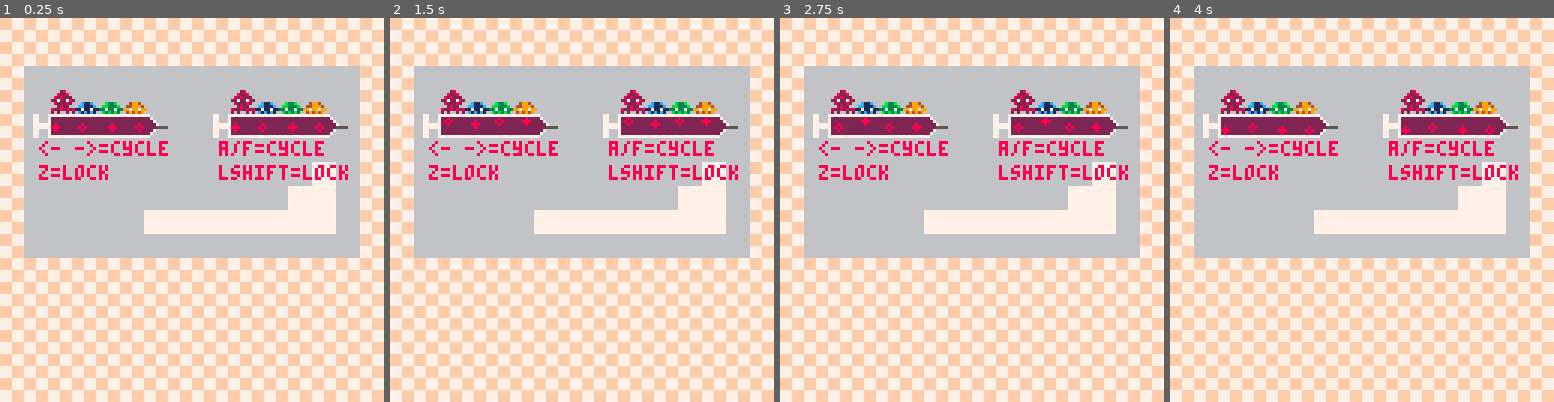
Above: before the commit, frames 1-4 (left to right).
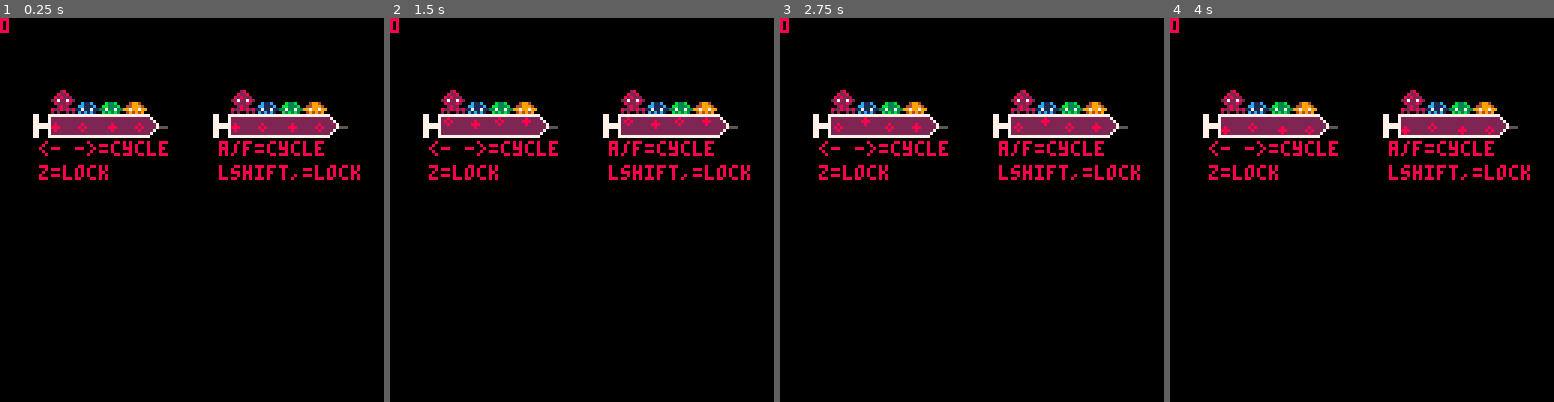
Above: after the commit, the same moments.

Repository: Von-dy/Game_Design_Final_Project
Game: PICO-8 cartridge current_build.p8
Same seed, same stepped clock (60 frames per second), same inputs: the game is played once before the commit and once after it.
Inputs:
- Up to frame 1 (0.25 s): no input
- Up to frame 2 (1.5 s): tap X (X key) at 0.33, 1.07 s; tap O (Z key) at 0.7 s
- Up to frame 3 (2.75 s): hold Right 1.6-2.1 s; tap O (Z key) at 1.7, 2.1, 2.5 s; tap X (X key) at 1.85 s; hold Up 2.15-2.42 s; hold Right from 2.47 s (still down)
- Up to frame 4 (4 s): tap O (Z key) at 2.9, 3.3, 3.7 s; tap X (X key) at 2.97 s; release Right at 3.03 s; hold Left 3.08-3.58 s; hold Down 3.63-3.97 s

The runs differ from the first frame. In frame 1, 93% of the frame differs, in the area x 0-100%, y 0-100%; in frame 2, 93%; in frame 3, 93%; in frame 4, 93%.

Commit message:
updated current_build

Diff:
--- a/current_build.p8
+++ b/current_build.p8
@@ -88,7 +88,7 @@
  if n==4 then lx=110 ly=100 end
  valve={
  id=n,
- hp=600,
+ hp=50,
  x=lx,
  y=ly,
  sprite=16,
@@ -149,7 +149,7 @@
  --if state 0 do nothing until attacked
 	if s==0 then
 	 for v in all(boss.valves) do
-	  if v.hp<600 then s=1 boss.ct=time() end
+	  if v.hp<50 then s=1 boss.ct=time() end
 	 end
 	end
 
@@ -313,7 +313,7 @@
    n=slot,
    sprite=6,
    x=20,
-   y=32,
+   y=31,
    dx=0,
    dy=0,
    w=7,
@@ -366,6 +366,7 @@
   for i=0,w do
    if (solid(x+i,y+9)) then
     state=0
+    j=0
     dy=0
    else
     state=1
@@ -439,9 +440,7 @@
     a=2
    end
   end
-  --if hit boss
-
-  --a=player.a
+
  --retract hitbox
  elseif player.a==2 then
   hbox.y=y+2
@@ -503,7 +502,7 @@
  end
 
  --gravity
- if not solid(x,y+h+dy+0.1) then
+ if not solid(x,y+h+dy) or solid(x+w,y+h+dy) then
   dy+=0.15
  else
   if j==1 then
@@ -623,11 +622,15 @@
 end
 
 function update_game()
+ count=0
  for p in all(players) do
-   if p.hp<=0 then _init() end
-   groundmovement(p)
-   boss_interaction(boss.id,p)
-   update_player_sprite(p)
+   if p.hp<=0 then count+=1 end
+   if count==2 then _init() end
+   if p.hp>0 then
+    groundmovement(p)
+    boss_interaction(boss.id,p)
+    update_player_sprite(p)
+   else p.x=-20 end
   end
   --determine what boss you are fighting
   if boss.id==0 then make_boss(1) end
@@ -663,6 +666,7 @@
 function _draw()
  cls()
  map(0,0,0,0,16,16)
+ print(players[1].j)
  if game.state==0 then draw_menu() end
  if game.state==2 then draw_game() end
 end
@@ -751,7 +755,7 @@
   print("z=lock", x+5, y+9)
  elseif p.n==1 then
   print("a/f=cycle", x+5, y+1)
-  print("lshift=lock", x+5, y+9)
+  print("lshift,=lock", x+5, y+9)
  end
 end
 
@@ -801,12 +805,14 @@
  local hpleft=0
  if id==1 then
   for v in all(boss.valves) do
-   if v.sprite==1 then rectfill(v.x,v.y,v.x+3,v.y+8,1) end
    hpleft+=v.hp
   end
   rectfill(0,4,(hpleft/200)*128,6,10)
  --end heart boss drawing
  end
+ --[[for hp in 0,6 do
+  spr(32,10,110
+ end]]
 end
 
 function draw_boss()
@@ -1193,165 +1199,165 @@
 0000000000000000000000000000000000000000000000000000000000000000000000000000000000000000000000000000000000000000000000000000000000010100010101010000000000000000000000000000000000000000000000000000000000000000000000000000000000000000000000000000000000000000
 0000000000000000000000000000000000000000000000000000000000000000000000000000000000000000000000000000000000000000000000000000000000000000000000000000000000000000000000000000000000000000000000000000000000000000000000000000000000000000000000000000000000000000
 __map__
-4040404040404040404040404040404041414141414141414141414141414141000000000000000000000000000000000000000000000000000000000000000000000000000000000000000000000000000000000000000000000000000000000000000000000000000000000000000000000000000000000000000000000000
-4040404040404040404040404040404043434343434343434343434343434343000000000000000000000000000000000000000000000000000000000000000000000000000000000000000000000000000000000000000000000000000000000000000000000000000000000000000000000000000000000000000000000000
-4038383838383838383838383838384043434343434343434343434343434343000000000000000000000000000000000000000000000000000000000000000000000000000000000000000000000000000000000000000000000000000000000000000000000000000000000000000000000000000000000000000000000000
-4038383838383838383838383838384043434343434343434343434343434343000000000000000000000000000000000000000000000000000000000000000000000000000000000000000000000000000000000000000000000000000000000000000000000000000000000000000000000000000000000000000000000000
-4038383838383838383838383838384043434343434343434343434343434343000000000000000000000000000000000000000000000000000000000000000000000000000000000000000000000000000000000000000000000000000000000000000000000000000000000000000000000000000000000000000000000000
-4038383838383838383838383838384043434343434341414143434343434343000000000000000000000000000000000000000000000000000000000000000000000000000000000000000000000000000000000000000000000000000000000000000000000000000000000000000000000000000000000000000000000000
-4038383838383838383838383837384043434343434343434343434343434343000000000000000000000000000000000000000000000000000000000000000000000000000000000000000000000000000000000000000000000000000000000000000000000000000000000000000000000000000000000000000000000000
-4038383838383838383838383737384043434343434343434343434343434343000000000000000000000000000000000000000000000000000000000000000000000000000000000000000000000000000000000000000000000000000000000000000000000000000000000000000000000000000000000000000000000000
-4038383838383737373737373737384043434343434343434343434343434343000000000000000000000000000000000000000000000000000000000000000000000000000000000000000000000000000000000000000000000000000000000000000000000000000000000000000000000000000000000000000000000000
-4038383838383838383838383838384043434343434343434343434343434343000000000000000000000000000000000000000000000000000000000000000000000000000000000000000000000000000000000000000000000000000000000000000000000000000000000000000000000000000000000000000000000000
-4040404040404040404040404040404041414143434343434343434343434343000000000000000000000000000000000000000000000000000000000000000000000000000000000000000000000000000000000000000000000000000000000000000000000000000000000000000000000000000000000000000000000000
-4040404040404040404040404040404043434343434343434343434343434343000000000000000000000000000000000000000000000000000000000000000000000000000000000000000000000000000000000000000000000000000000000000000000000000000000000000000000000000000000000000000000000000
-4040404040404040404040404040404043434343434343434343434343434343000000000000000000000000000000000000000000000000000000000000000000000000000000000000000000000000000000000000000000000000000000000000000000000000000000000000000000000000000000000000000000000000
-4040404040404040404040404040404043434343434343434343434343434343000000000000000000000000000000000000000000000000000000000000000000000000000000000000000000000000000000000000000000000000000000000000000000000000000000000000000000000000000000000000000000000000
-4040404040404040404040404040404041414141414141414141414141414141000000000000000000000000000000000000000000000000000000000000000000000000000000000000000000000000000000000000000000000000000000000000000000000000000000000000000000000000000000000000000000000000
-4040404040404040404040404040404041414141414141414141414141414141000000000000000000000000000000000000000000000000000000000000000000000000000000000000000000000000000000000000000000000000000000000000000000000000000000000000000000000000000000000000000000000000
-0000000000000000000000000000000000000000000000000000000000000000000000000000000000000000000000000000000000000000000000000000000000000000000000000000000000000000000000000000000000000000000000000000000000000000000000000000000000000000000000000000000000000000
-0000000000000000000000000000000000000000000000000000000000000000000000000000000000000000000000000000000000000000000000000000000000000000000000000000000000000000000000000000000000000000000000000000000000000000000000000000000000000000000000000000000000000000
-0000000000000000000000000000000000000000000000000000000000000000000000000000000000000000000000000000000000000000000000000000000000000000000000000000000000000000000000000000000000000000000000000000000000000000000000000000000000000000000000000000000000000000
-0000000000000000000000000000000000000000000000000000000000000000000000000000000000000000000000000000000000000000000000000000000000000000000000000000000000000000000000000000000000000000000000000000000000000000000000000000000000000000000000000000000000000000
-0000000000000000000000000000000000000000000000000000000000000000000000000000000000000000000000000000000000000000000000000000000000000000000000000000000000000000000000000000000000000000000000000000000000000000000000000000000000000000000000000000000000000000
-0000000000000000000000000000000000000000000000000000000000000000000000000000000000000000000000000000000000000000000000000000000000000000000000000000000000000000000000000000000000000000000000000000000000000000000000000000000000000000000000000000000000000000
-0000000000000000000000000000000000000000000000000000000000000000000000000000000000000000000000000000000000000000000000000000000000000000000000000000000000000000000000000000000000000000000000000000000000000000000000000000000000000000000000000000000000000000
-0000000000000000000000000000000000000000000000000000000000000000000000000000000000000000000000000000000000000000000000000000000000000000000000000000000000000000000000000000000000000000000000000000000000000000000000000000000000000000000000000000000000000000
-0000000000000000000000000000000000000000000000000000000000000000000000000000000000000000000000000000000000000000000000000000000000000000000000000000000000000000000000000000000000000000000000000000000000000000000000000000000000000000000000000000000000000000
-0000000000000000000000000000000000000000000000000000000000000000000000000000000000000000000000000000000000000000000000000000000000000000000000000000000000000000000000000000000000000000000000000000000000000000000000000000000000000000000000000000000000000000
-0000000000000000000000000000000000000000000000000000000000000000000000000000000000000000000000000000000000000000000000000000000000000000000000000000000000000000000000000000000000000000000000000000000000000000000000000000000000000000000000000000000000000000
-0000000000000000000000000000000000000000000000000000000000000000000000000000000000000000000000000000000000000000000000000000000000000000000000000000000000000000000000000000000000000000000000000000000000000000000000000000000000000000000000000000000000000000
-0000000000000000000000000000000000000000000000000000000000000000000000000000000000000000000000000000000000000000000000000000000000000000000000000000000000000000000000000000000000000000000000000000000000000000000000000000000000000000000000000000000000000000
-0000000000000000000000000000000000000000000000000000000000000000000000000000000000000000000000000000000000000000000000000000000000000000000000000000000000000000000000000000000000000000000000000000000000000000000000000000000000000000000000000000000000000000
-0000000000000000000000000000000000000000000000000000000000000000000000000000000000000000000000000000000000000000000000000000000000000000000000000000000000000000000000000000000000000000000000000000000000000000000000000000000000000000000000000000000000000000
-0000000000000000000000000000000000000000000000000000000000000000000000000000000000000000000000000000000000000000000000000000000000000000000000000000000000000000000000000000000000000000000000000000000000000000000000000000000000000000000000000000000000000000
-…(130 lines of a section not shown)…
+2929292929292929292929292929292941414141414141414141414141414141000000000000000000000000000000000000000000000000000000000000000000000000000000000000000000000000000000000000000000000000000000000000000000000000000000000000000000000000000000000000000000000000
+2929292929292929292929292929292943434343434343434343434343434343000000000000000000000000000000000000000000000000000000000000000000000000000000000000000000000000000000000000000000000000000000000000000000000000000000000000000000000000000000000000000000000000
+2929292929292929292929292929292943434343434343434343434343434343000000000000000000000000000000000000000000000000000000000000000000000000000000000000000000000000000000000000000000000000000000000000000000000000000000000000000000000000000000000000000000000000
+2929292929292929292929292929292943434343434343434343434343434343000000000000000000000000000000000000000000000000000000000000000000000000000000000000000000000000000000000000000000000000000000000000000000000000000000000000000000000000000000000000000000000000
+2929292929292929292929292929292943434343434343434343434343434343000000000000000000000000000000000000000000000000000000000000000000000000000000000000000000000000000000000000000000000000000000000000000000000000000000000000000000000000000000000000000000000000
+2929292929292929292929292929292943434343434341414143434343434343000000000000000000000000000000000000000000000000000000000000000000000000000000000000000000000000000000000000000000000000000000000000000000000000000000000000000000000000000000000000000000000000
+2929292929292929292929292929292943434343434343434343434343434343000000000000000000000000000000000000000000000000000000000000000000000000000000000000000000000000000000000000000000000000000000000000000000000000000000000000000000000000000000000000000000000000
+2929292929292929292929292929292943434343434343434343434343434343000000000000000000000000000000000000000000000000000000000000000000000000000000000000000000000000000000000000000000000000000000000000000000000000000000000000000000000000000000000000000000000000
+2929292929292929292929292929292943434343434343434343434343434343000000000000000000000000000000000000000000000000000000000000000000000000000000000000000000000000000000000000000000000000000000000000000000000000000000000000000000000000000000000000000000000000
+2929292929292929292929292929292943434343434343434343434343434343000000000000000000000000000000000000000000000000000000000000000000000000000000000000000000000000000000000000000000000000000000000000000000000000000000000000000000000000000000000000000000000000
+2929292929292929292929292929292941414143434343434343434343434343000000000000000000000000000000000000000000000000000000000000000000000000000000000000000000000000000000000000000000000000000000000000000000000000000000000000000000000000000000000000000000000000
+2929292929292929292929292929292943434343434343434343434343434343000000000000000000000000000000000000000000000000000000000000000000000000000000000000000000000000000000000000000000000000000000000000000000000000000000000000000000000000000000000000000000000000
+2929292929292929292929292929292943434343434343434343434343434343000000000000000000000000000000000000000000000000000000000000000000000000000000000000000000000000000000000000000000000000000000000000000000000000000000000000000000000000000000000000000000000000
+2929292929292929292929292929292943434343434343434343434343434343000000000000000000000000000000000000000000000000000000000000000000000000000000000000000000000000000000000000000000000000000000000000000000000000000000000000000000000000000000000000000000000000
+2929292929292929292929292929292941414141414141414141414141414141000000000000000000000000000000000000000000000000000000000000000000000000000000000000000000000000000000000000000000000000000000000000000000000000000000000000000000000000000000000000000000000000
+2929292929292929292929292929292941414141414141414141414141414141000000000000000000000000000000000000000000000000000000000000000000000000000000000000000000000000000000000000000000000000000000000000000000000000000000000000000000000000000000000000000000000000
+0000000000000000000000000000000000000000000000000000000000000000000000000000000000000000000000000000000000000000000000000000000000000000000000000000000000000000000000000000000000000000000000000000000000000000000000000000000000000000000000000000000000000000
+0000000000000000000000000000000000000000000000000000000000000000000000000000000000000000000000000000000000000000000000000000000000000000000000000000000000000000000000000000000000000000000000000000000000000000000000000000000000000000000000000000000000000000
+0000000000000000000000000000000000000000000000000000000000000000000000000000000000000000000000000000000000000000000000000000000000000000000000000000000000000000000000000000000000000000000000000000000000000000000000000000000000000000000000000000000000000000
+0000000000000000000000000000000000000000000000000000000000000000000000000000000000000000000000000000000000000000000000000000000000000000000000000000000000000000000000000000000000000000000000000000000000000000000000000000000000000000000000000000000000000000
+0000000000000000000000000000000000000000000000000000000000000000000000000000000000000000000000000000000000000000000000000000000000000000000000000000000000000000000000000000000000000000000000000000000000000000000000000000000000000000000000000000000000000000
+0000000000000000000000000000000000000000000000000000000000000000000000000000000000000000000000000000000000000000000000000000000000000000000000000000000000000000000000000000000000000000000000000000000000000000000000000000000000000000000000000000000000000000
+0000000000000000000000000000000000000000000000000000000000000000000000000000000000000000000000000000000000000000000000000000000000000000000000000000000000000000000000000000000000000000000000000000000000000000000000000000000000000000000000000000000000000000
+0000000000000000000000000000000000000000000000000000000000000000000000000000000000000000000000000000000000000000000000000000000000000000000000000000000000000000000000000000000000000000000000000000000000000000000000000000000000000000000000000000000000000000
+0000000000000000000000000000000000000000000000000000000000000000000000000000000000000000000000000000000000000000000000000000000000000000000000000000000000000000000000000000000000000000000000000000000000000000000000000000000000000000000000000000000000000000
+0000000000000000000000000000000000000000000000000000000000000000000000000000000000000000000000000000000000000000000000000000000000000000000000000000000000000000000000000000000000000000000000000000000000000000000000000000000000000000000000000000000000000000
+0000000000000000000000000000000000000000000000000000000000000000000000000000000000000000000000000000000000000000000000000000000000000000000000000000000000000000000000000000000000000000000000000000000000000000000000000000000000000000000000000000000000000000
+0000000000000000000000000000000000000000000000000000000000000000000000000000000000000000000000000000000000000000000000000000000000000000000000000000000000000000000000000000000000000000000000000000000000000000000000000000000000000000000000000000000000000000
+0000000000000000000000000000000000000000000000000000000000000000000000000000000000000000000000000000000000000000000000000000000000000000000000000000000000000000000000000000000000000000000000000000000000000000000000000000000000000000000000000000000000000000
+0000000000000000000000000000000000000000000000000000000000000000000000000000000000000000000000000000000000000000000000000000000000000000000000000000000000000000000000000000000000000000000000000000000000000000000000000000000000000000000000000000000000000000
+0000000000000000000000000000000000000000000000000000000000000000000000000000000000000000000000000000000000000000000000000000000000000000000000000000000000000000000000000000000000000000000000000000000000000000000000000000000000000000000000000000000000000000
+0000000000000000000000000000000000000000000000000000000000000000000000000000000000000000000000000000000000000000000000000000000000000000000000000000000000000000000000000000000000000000000000000000000000000000000000000000000000000000000000000000000000000000
+…(130 lines of a section not shown)…
Not shown, changed: 26 lines of the sprite sheet (__gfx__) section of current_build.p8
